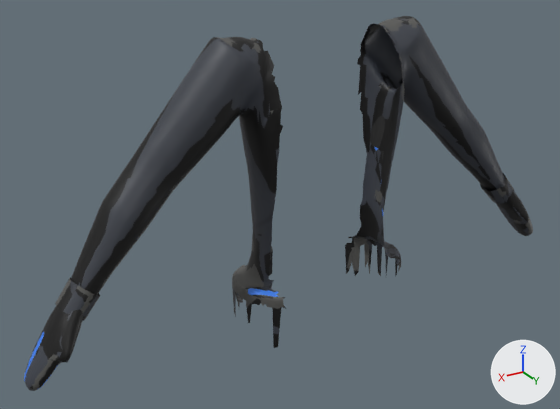
The FBX model Assets/Exports/OperatorBArms/SM_OperatorBArms.fbx as it was, and as the next commit left it.
Camera for both pictures: a 50 mm camera at (0.823, 1.214, 1.725) aimed at (0.092, -0.005, 1.116). Lighting does not change. The marker at lower right points along +X, +Y and +Z. The first picture is the older version.

Objects in the first picture: 'SM_OperatorBArms'.
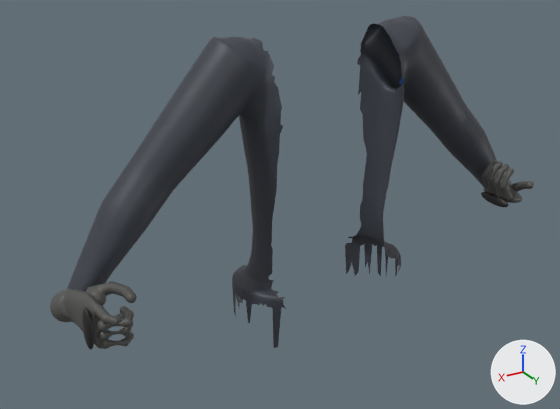
What differs and where, as boxes [x1, y1, x2, y2] in the pictures (560 x 409 px):
'SM_OperatorBArms', reshaped (11% shorter): before [24, 16, 533, 391]; after [50, 16, 534, 350]
part 1 of me_sphere_019, added: after [82, 308, 94, 350]
part 2 of me_sphere_019, added: after [481, 192, 508, 207]
part 3 of me_sphere_019, added: after [50, 281, 137, 349]
part 4 of me_sphere_019, reshaped: before [480, 173, 533, 236]; after [482, 160, 534, 203]
part 5 of me_sphere_019, deleted: before [24, 278, 100, 391]
part 6 of me_sphere_019, surface changed: [71, 16, 503, 348] in both

Patch to the scene script:
```diff
--- a/Assets/Exports/OperatorBArms/SM_OperatorBArms.fbx.py
+++ b/Assets/Exports/OperatorBArms/SM_OperatorBArms.fbx.py
@@ me_sphere_019 @@
 # used by ob_sm_operatorbarms; location = (0.0, 0.0, 0.0)
-me_sphere_019.from_pydata(...)  # 6390 vertices, 11358 faces; spans x -0.625..0.625, y -0.092..0.094, z 0.85..1.457
+me_sphere_019.from_pydata(...)  # 10295 vertices, 19237 faces; spans x -0.565..0.558, y -0.092..0.155, z 0.85..1.457
+# me_sphere_019 part 1: a new loose piece, a UV sphere (28 segments, 16 rings, poles along y) spanning x 0.519..0.535, y 0.084..0.116, z 0.985..1.065, in mat_m_operatorbarms
+# me_sphere_019 part 2: a new loose piece, a UV sphere (28 segments, 16 rings, poles along y) spanning x -0.455..-0.437, y 0.014..0.098, z 1.02..1.044, in mat_m_operatorbarms
+# me_sphere_019 part 3: a new loose piece of 2500 vertices spanning x 0.447..0.558, y -0.042..0.155, z 0.977..1.083, in mat_m_operatorbarms
+# me_sphere_019 part 4: 547 vertices removed from x -0.625..-0.474, y -0.038..0.064, z 0.883..1.066; 2501 vertices added at x -0.565..-0.429, y -0.045..0.115, z 0.986..1.118
+# me_sphere_019 part 5: 549 vertices removed from x 0.474..0.625, y -0.038..0.064, z 0.883..1.066
+# me_sphere_019 part 6: 8309 kept faces spanning x -0.53..0.529, y -0.092..0.094, z 0.85..1.457 get new texture (UV) coordinates
+# other edits to the shape of me_sphere_019 do not show in these pictures
 me_sphere_019.materials.append(mat_m_operatorbarms)
```
